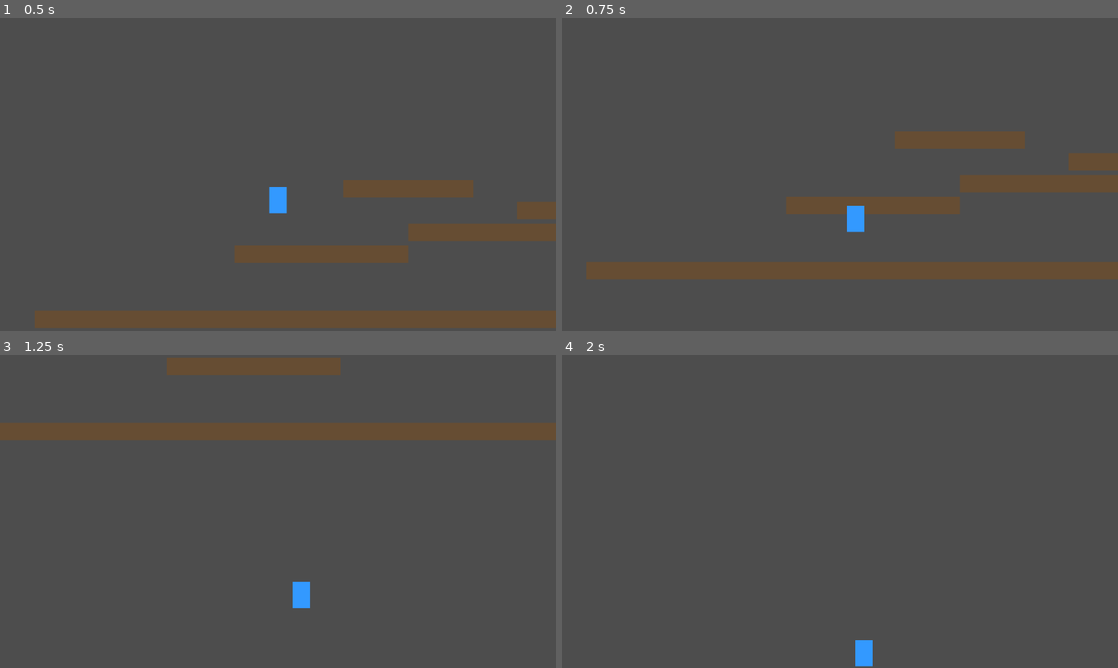
Above: before the commit, frames 1-4 (two rows, left to right).
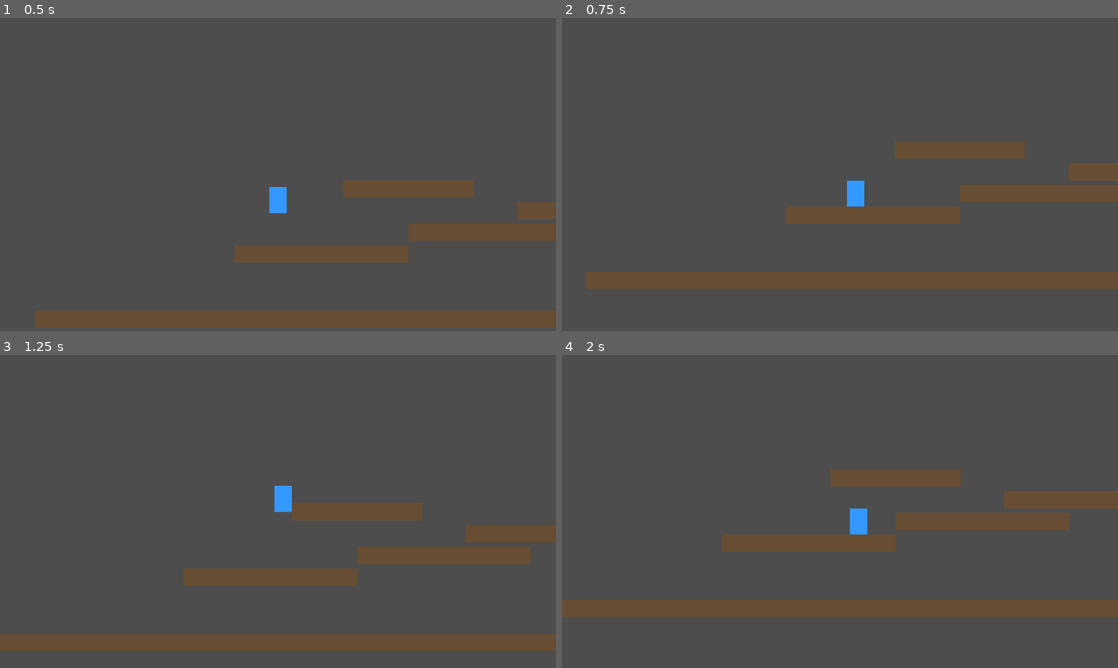
Above: after the commit, the same moments.

Repository: ShadowKnight-13/Platformer-Game
Game: Godot game, scene res://Main.tscn
The game is run twice, just before and just after one commit, with the same random seed, the same clock (stepped at 60 frames per second) and the same inputs.
Inputs:
- Up to frame 1 (0.5 s): no input
- Up to frame 2 (0.75 s): hold D (move_right) from 0.53 s (still down)
- Up to frame 3 (1.25 s): keep holding D (move_right); tap Space (jump) at 0.77 s
- Up to frame 4 (2 s): keep holding D (move_right); tap Space (jump) at 1.52 s

Frame 1 is identical in both runs. In frame 2, 12% of the frame differs, in the area x 4-100%, y 36-87%; in frame 3, 18%, in the area x 0-100%, y 0-95%; in frame 4, 12%.

Commit message:
Fix player collision mask to detect platforms
Co-authored-by: ShadowKnight-13 <194402300+ShadowKnight-13@users.noreply.github.com>

Diff:
--- a/Player.tscn
+++ b/Player.tscn
@@ -6,6 +6,8 @@
 size = Vector2(40, 60)
 
 [node name="Player" type="CharacterBody2D"]
+collision_layer = 1
+collision_mask = 3
 script = ExtResource("1_8y7yc")
 
 [node name="CollisionShape2D" type="CollisionShape2D" parent="."]
